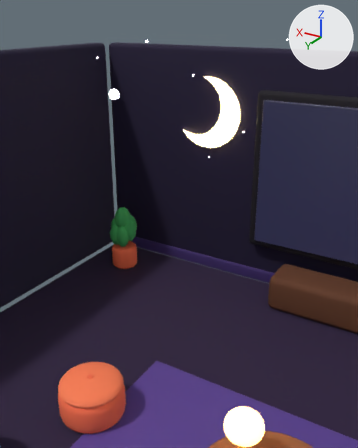
Two versions of the glTF model public/models/room_living.glb, one commit apart.
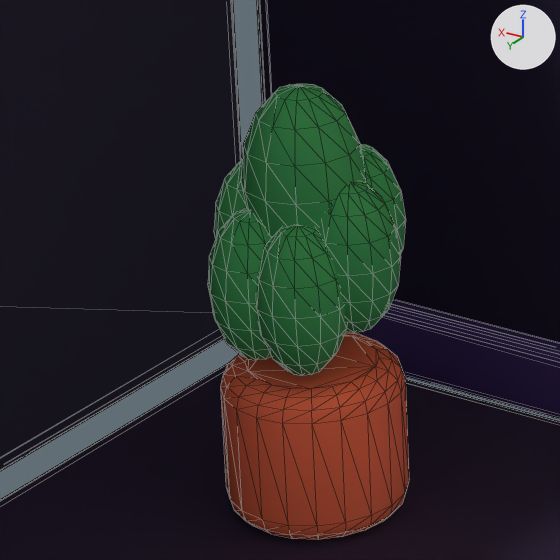
Each version is shown from a 50 mm lens placed at (-0.586, 2.215, 3.403), pointed at (2.762, -3.365, 0.613), then close up on the part from 23% to 44% of the width and 44% to 61% of the height. Arrows for +X, +Y and +Z are at upper right; the lights stay in place. The first two pictures are the older version. The close-ups show mesh edges as thin lines. Where no turn or scale is listed for an object, it has been applied to the vertices. Vertices at exactly the same position are counted once.

The older version as bpy lines, for what is in view:
```python
me_plant = bpy.data.meshes.new('Plant')
me_plant.from_pydata(...)  # 762 vertices, 1492 faces; spans x 3.199..3.601, y -3.086..-2.714, z 0.0..0.895
# faces by material slot: [316, 1176]
me_plant.materials.append(mat_plantpot)  # orange #ff734c
me_plant.materials.append(mat_plantleaf)  # green #40a659
me_room = bpy.data.meshes.new('Room')
me_room.from_pydata(...)  # 760 vertices, 1500 faces; spans x -4.2..4.2, y -3.7..3.5, z -0.1..3.1
# faces by material slot: [300, 900, 300]
me_room.materials.append(mat_floor_floor_plum)  # dark purple #2b1b3d
me_room.materials.append(mat_wall_night_purple)  # dark purple #1b1033
me_room.materials.append(mat_trim_night_purple)  # dark purple #3a2766
ob_plant = bpy.data.objects.new('Plant', me_plant)
ob_plant.location = (0.0, 0.0, 0.0)
ob_room = bpy.data.objects.new('Room', me_room)
ob_room.location = (0.0, 0.0, -0.1)
```
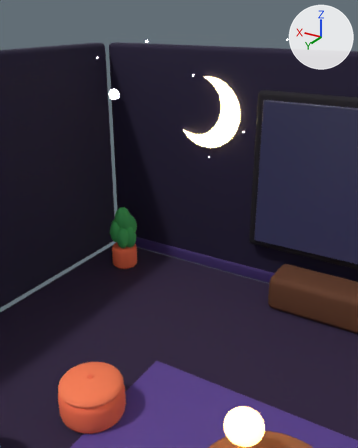
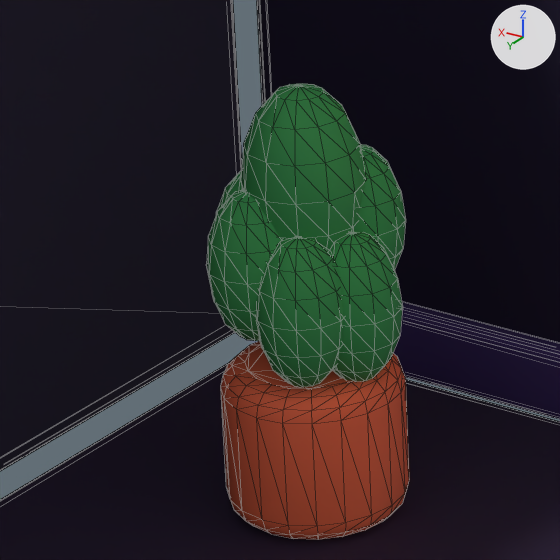
What differs and where, as boxes [x1, y1, x2, y2] in the close-ups (560 x 560 px; the box of a moved part takes in the faces that stretch with it):
'Plant', reshaped
    before: [208, 83, 409, 540]
    after: [206, 83, 409, 540]
part 1 of me_plant, moved or reshaped
    before: [214, 160, 247, 239]
    after: [216, 171, 242, 213]
part 2 of me_plant, moved or reshaped
    before: [208, 209, 271, 360]
    after: [206, 189, 282, 341]
part 3 of me_plant, moved or reshaped
    before: [256, 226, 347, 376]
    after: [256, 237, 343, 387]
part 4 of me_plant, moved or reshaped
    before: [318, 181, 401, 333]
    after: [329, 231, 403, 381]

What changed in the scene script:
```text
Change me_plant:
    where me_plant.from_pydata(...)  # 762 vertices, 1492 faces; spans x 3.199..3.601, y -3.086..-2.714, z 0.0..0.895
    used by ob_plant; location = (0.0, 0.0, 0.0)
    me_plant part 1: the loose piece of 86 vertices spanning x 3.419..3.601, y -2.991..-2.809, z 0.413..0.725 is moved by (0.0, 0.0, -0.02)
    me_plant part 2: the loose piece of 86 vertices spanning x 3.364..3.546, y -2.896..-2.714, z 0.35..0.662 is moved by (0.0, 0.0, 0.041)
    me_plant part 3: the loose piece of 86 vertices spanning x 3.254..3.436, y -2.896..-2.714, z 0.344..0.656 is moved by (0.0, 0.0, -0.025)
    me_plant part 4: the loose piece of 86 vertices spanning x 3.199..3.381, y -2.991..-2.809, z 0.409..0.721 is moved by (0.0, 0.0, -0.105)
```
